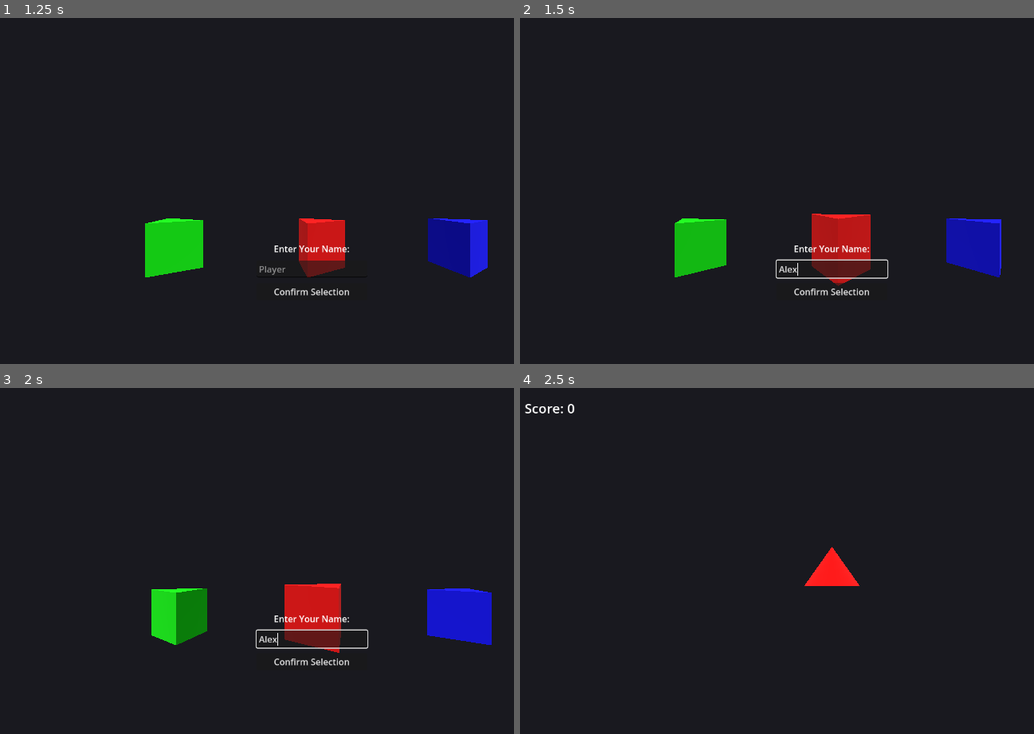
Above: before the commit, frames 1-4 (two rows, left to right).
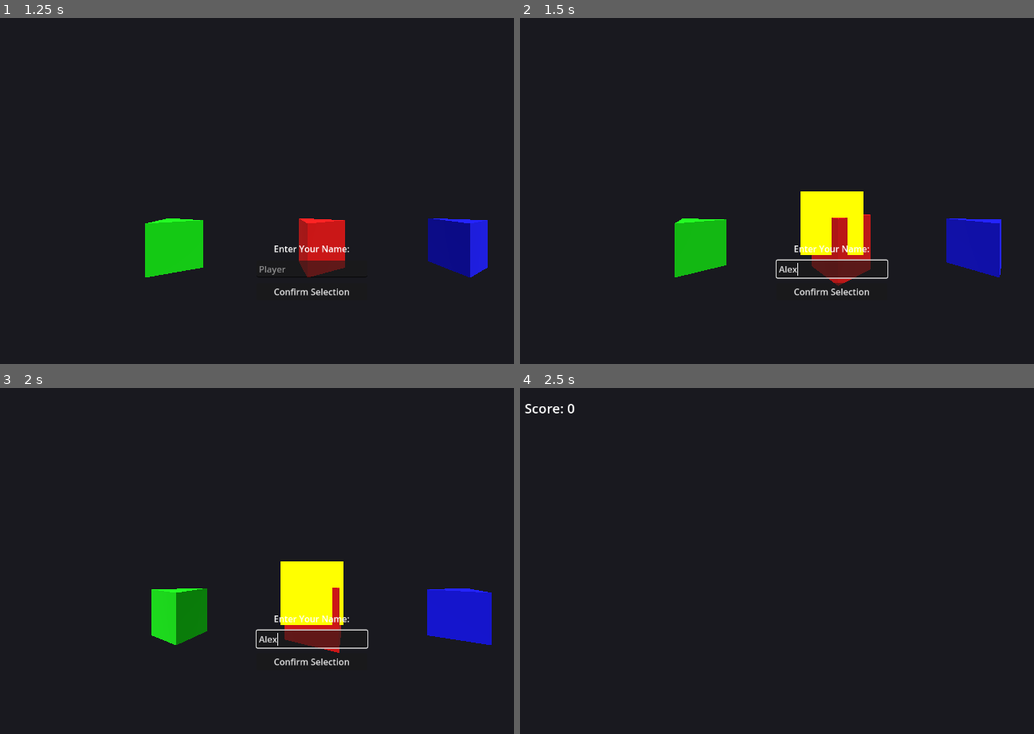
Above: after the commit, the same moments.

Repository: pedromirbr/Shootemup
Game: Godot game, scene res://MainMenu.tscn
The game is run twice, just before and just after one commit, with the same random seed, the same clock (stepped at 60 frames per second) and the same inputs.
Inputs (mouse positions are in pixels of both pictures, inside the frame that each line leads up to):
- Up to frame 1 (1.25 s): click "Start" at 0.5 s
- Up to frame 2 (1.5 s): click (833, 267) at 1.27 s; type "Alex" at 1.35 s
- Up to frame 3 (2 s): no input
- Up to frame 4 (2.5 s): click "Confirm Selection" at 2 s

Frame 1 is identical in both runs. In frame 2, 1.9% of the frame differs, in the area x 54-67%, y 50-69%; in frame 3, 2.1%; in frame 4, 0.6%.

Commit message:
Atualização

Diff:
--- /dev/null
+++ b/BulletPool.gd
@@ -0,0 +1,74 @@
+extends Node
+
+# Singleton instance
+static var instance: BulletPool
+
+var player_bullet_pool: Array = []
+var enemy_bullet_pool: Array = []
+var pool_size: int = 20
+
+var player_bullet_scene = preload("res://PlayerBullet.tscn")
+var enemy_bullet_scene = preload("res://EnemyBullet.tscn")
+
+func _ready():
+	instance = self
+	initialize_pools()
+
+func initialize_pools():
+	# Pré-instanciar balas
+	for i in pool_size:
+		var player_bullet = player_bullet_scene.instantiate()
+		var enemy_bullet = enemy_bullet_scene.instantiate()
+
+		player_bullet.visible = false
+		enemy_bullet.visible = false
+
+		player_bullet_pool.append(player_bullet)
+		enemy_bullet_pool.append(enemy_bullet)
+
+		get_tree().root.add_child(player_bullet)
+		get_tree().root.add_child(enemy_bullet)
+
+# Métodos estáticos para acesso fácil
+static func get_player_bullet() -> Node:
+	return instance._get_player_bullet()
+
+static func get_enemy_bullet() -> Node:
+	return instance._get_enemy_bullet()
+
+static func return_player_bullet(bullet: Node):
+	instance._return_player_bullet(bullet)
+
+static func return_enemy_bullet(bullet: Node):
+	instance._return_enemy_bullet(bullet)
+
+# Implementações internas
+func _get_player_bullet() -> Node:
+	if player_bullet_pool.size() > 0:
+		var bullet = player_bullet_pool.pop_back()
+		bullet.visible = true
+		return bullet
+	else:
+		var bullet = player_bullet_scene.instantiate()
+		get_tree().root.add_child(bullet)
+		return bullet
+
+func _get_enemy_bullet() -> Node:
+	if enemy_bullet_pool.size() > 0:
+		var bullet = enemy_bullet_pool.pop_back()
+		bullet.visible = true
+		return bullet
+	else:
+		var bullet = enemy_bullet_scene.instantiate()
+		get_tree().root.add_child(bullet)
+		return bullet
+
+func _return_player_bullet(bullet: Node):
+	bullet.visible = false
+	bullet.position = Vector3.ZERO
+	player_bullet_pool.append(bullet)
+
+func _return_enemy_bullet(bullet: Node):
+	bullet.visible = false
+	bullet.position = Vector3.ZERO
+	enemy_bullet_pool.append(bullet)
--- a/Enemy.gd
+++ b/Enemy.gd
@@ -10,7 +10,7 @@
 func _ready():
 	max_health = health
 
-func _physics_process(delta):
+func _physics_process(_delta):
 	velocity = Vector3(0, -1, 0) * speed
 	move_and_slide()
 
@@ -33,11 +33,10 @@
 
 
 func shoot():
-	var bullet = bullet_scene.instantiate()
-	# Add bullet to the main game scene, not as a child of the enemy
-	get_tree().root.add_child(bullet)
+	var bullet = BulletPool.get_enemy_bullet()
 	bullet.global_transform = self.global_transform
-	bullet.global_position.y -= 1.0 # Offset to shoot from the front
+	bullet.global_position.y -= 1.0
+	# Não precisa setar visible = true aqui, já é feito no pool
 
 
 func _on_screen_exited():
--- a/EnemyBullet.gd
+++ b/EnemyBullet.gd
@@ -6,12 +6,13 @@
 func _physics_process(delta):
 	position.y -= speed * delta
 
-
 func _on_body_entered(body):
 	if body.has_method("take_damage"):
 		body.take_damage(damage)
-	queue_free() # Destroy the bullet on impact with any physics body
-
+	# CORREÇÃO: Usar object pooling
+	visible = false
+	BulletPool.return_enemy_bullet(self)
 
 func _on_screen_exited():
-	queue_free() # Destroy the bullet when it leaves the screen
+	visible = false
+	BulletPool.return_enemy_bullet(self)
--- a/Game.gd
+++ b/Game.gd
@@ -16,7 +16,7 @@
 	enemy_spawn_timer.start()
 
 
-func _process(delta):
+func _process(_delta):
 	# Update the score label
 	score_label.text = "Score: %s" % PlayerData.score
 
--- a/Game.tscn
+++ b/Game.tscn
@@ -1,8 +1,9 @@
-[gd_scene load_steps=5 format=3 uid="uid://dplk7w1x8y2z"]
+[gd_scene load_steps=7 format=3 uid="uid://dplk7w1x8y20"]
 
-[ext_resource type="Script" path="res://Game.gd" id="1_game_script"]
+[ext_resource type="Script" uid="uid://direuq5lewfka" path="res://Game.gd" id="1_game_script"]
 [ext_resource type="PackedScene" uid="uid://b1b2b3b4b5b6" path="res://Player.tscn" id="2_player_scene"]
 [ext_resource type="PackedScene" uid="uid://d1d2d3d4d5d6" path="res://Enemy.tscn" id="3_enemy_scene"]
+[ext_resource type="Script" uid="uid://c2fmkpjhsgbc2" path="res://BulletPool.gd" id="4_sb48q"]
 
 [sub_resource type="Environment" id="Env_Game"]
 background_mode = 1
@@ -84,5 +85,8 @@
 layout_mode = 2
 text = "Restart"
 
+[node name="BulletPool" type="Node" parent="."]
+script = ExtResource("4_sb48q")
+
 [connection signal="timeout" from="EnemySpawnTimer" to="." method="_on_enemy_spawn_timer_timeout"]
 [connection signal="pressed" from="UI/GameOverOverlay/VBoxContainer/RestartButton" to="." method="_on_restart_button_pressed"]
--- a/Player.gd
+++ b/Player.gd
@@ -9,21 +9,27 @@
 var damage: int
 var speed_modifier: float
 
+var is_invulnerable: bool = false
+var invulnerability_time: float = 0.5
+
 func _ready():
 	var stats = PlayerData.get_current_ship_stats()
 	health = stats["health"]
 	damage = stats["damage"]
 	speed_modifier = stats["speed_modifier"]
 
-	# Set the color based on the selected ship
+	# CORREÇÃO: Usar cores básicas por enquanto (depois criamos os materiais)
 	var ship_name = PlayerData.selected_ship
 	var material = StandardMaterial3D.new()
-	if ship_name == &"GreenShip":
-		material.albedo_color = Color.GREEN
-	elif ship_name == &"RedShip":
-		material.albedo_color = Color.RED
-	elif ship_name == &"BlueShip":
-		material.albedo_color = Color.BLUE
+
+	match ship_name:
+		&"GreenShip":
+			material.albedo_color = Color.GREEN
+		&"RedShip":
+			material.albedo_color = Color.RED
+		&"BlueShip":
+			material.albedo_color = Color.BLUE
+
 	$Pivot/MeshInstance3D.set_surface_override_material(0, material)
 
 
@@ -43,20 +49,40 @@
 
 
 func shoot():
-	var bullet = bullet_scene.instantiate()
+	var bullet = BulletPool.get_player_bullet()
 	bullet.damage = self.damage
-	# Add bullet to the main game scene, not as a child of the player
-	get_tree().root.add_child(bullet)
 	bullet.global_transform = self.global_transform
-	bullet.global_position.y += 1.0 # Offset to shoot from the front
-
+	bullet.global_position.y += 1.0
+	# Não precisa setar visible = true aqui, já é feito no pool
 
 func take_damage(amount):
+	if is_invulnerable:
+		return
+
 	var stats = PlayerData.get_current_ship_stats()
 	var final_damage = amount * (1.0 - stats["damage_reduction"])
 	health -= final_damage
+
+	# FEEDBACK VISUAL: Piscar nave
+	start_flash_effect()
+
 	print("Player took %s damage, health is now %s" % [final_damage, health])
 	if health <= 0:
 		print("Player has been destroyed!")
 		died.emit()
 		queue_free()
+
+func start_flash_effect():
+	is_invulnerable = true
+	var mesh = $Pivot/MeshInstance3D
+
+	# Piscar a nave de forma simples
+	var tween = create_tween()
+	for i in range(4):  # 4 piscadas
+		tween.tween_callback(func(): mesh.visible = false).set_delay(0.1)
+		tween.tween_callback(func(): mesh.visible = true).set_delay(0.1)
+
+	# Restaurar após invulnerabilidade
+	await get_tree().create_timer(invulnerability_time).timeout
+	is_invulnerable = false
+	mesh.visible = true
--- a/PlayerBullet.gd
+++ b/PlayerBullet.gd
@@ -6,12 +6,13 @@
 func _physics_process(delta):
 	position.y += speed * delta
 
-
 func _on_body_entered(body):
 	if body.has_method("take_damage"):
 		body.take_damage(damage)
-	queue_free() # Destroy the bullet on impact with any physics body
-
+	# CORREÇÃO: Usar object pooling
+	visible = false
+	BulletPool.return_player_bullet(self)
 
 func _on_screen_exited():
-	queue_free() # Destroy the bullet when it leaves the screen
+	visible = false
+	BulletPool.return_player_bullet(self)
--- a/ShipSelection.gd
+++ b/ShipSelection.gd
@@ -1,13 +1,29 @@
 extends Node3D
 
 var selected_ship_node = null
+var selection_highlight: MeshInstance3D
 
 func _ready():
 	# Reset player data in case we are coming back to the menu
 	PlayerData.reset()
 	$UI/VBoxContainer/ConfirmButton.connect("pressed", _on_confirm_button_pressed)
 
+	# FEEDBACK VISUAL: Criar highlight
+	create_selection_highlight()
 
+func create_selection_highlight():
+	selection_highlight = MeshInstance3D.new()
+	selection_highlight.mesh = BoxMesh.new()
+	selection_highlight.scale = Vector3(1.2, 1.2, 1.2)
+	var material = StandardMaterial3D.new()
+	material.albedo_color = Color.YELLOW
+	material.flags_transparent = true
+	material.flags_unshaded = true
+	selection_highlight.material_override = material
+	selection_highlight.visible = false
+	add_child(selection_highlight)
+
+# FUNÇÃO QUE ESTAVA FALTANDO - ADICIONE ESTA FUNÇÃO
 func _on_confirm_button_pressed():
 	if selected_ship_node == null:
 		print("Please select a ship!")
@@ -21,7 +37,6 @@
 
 	print("Player: %s, Ship: %s" % [PlayerData.player_name, PlayerData.selected_ship])
 	get_tree().change_scene_to_file("res://Game.tscn")
-
 
 func _input(event):
 	if event is InputEventMouseButton and event.pressed and event.button_index == MOUSE_BUTTON_LEFT:
@@ -44,3 +59,8 @@
 
 				# Optional: Add a visual indicator for the newly selected ship
 				selected_ship_node.scale = Vector3(1.2, 1.2, 1.2)
+
+				# FEEDBACK VISUAL MELHORADO: Highlight em volta da nave
+				selection_highlight.visible = true
+				selection_highlight.global_position = selected_ship_node.global_position
+				selection_highlight.global_position.y += 0.5  # Ajuste de altura
--- a/project.godot
+++ b/project.godot
@@ -18,3 +18,4 @@
 [autoload]
 
 PlayerData="*res://PlayerData.gd"
+BulletPool="*res://BulletPool.gd"
Not shown, added: BulletPool.gd.uid
